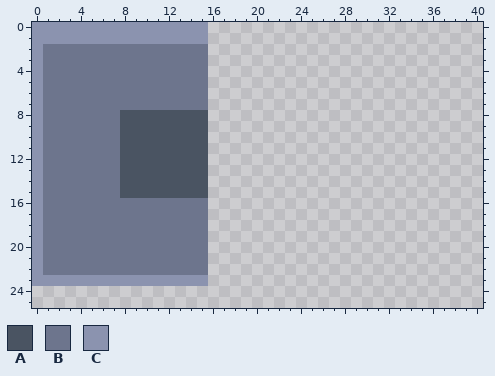
Pixel-art file -- CaveBlazer/CaveBlazer/sprites/mountain-tileset.aseprite. The first picture shows the starting point.
128x64 pixels, 1 frame. Shown: x 0..40, y 0..25. The old version is drawn lined up with the new one, on the new canvas.
Palette (. is transparent): A #4a5462  B #6d758d  C #8b93af
Pixels before, first column x 0:
 0 CCCCCCCCCCCCCCCC
 1 CCCCCCCCCCCCCCCC
 2 CBBBBBBBBBBBBBBB
 3 CBBBBBBBBBBBBBBB
 4 CBBBBBBBBBBBBBBB
 5 CBBBBBBBBBBBBBBB
 6 CBBBBBBBBBBBBBBB
 7 CBBBBBBBBBBBBBBB
 8 CBBBBBBBAAAAAAAA
 9 CBBBBBBBAAAAAAAA
10 CBBBBBBBAAAAAAAA
11 CBBBBBBBAAAAAAAA
12 CBBBBBBBAAAAAAAA
13 CBBBBBBBAAAAAAAA
14 CBBBBBBBAAAAAAAA
15 CBBBBBBBAAAAAAAA
16 CBBBBBBBBBBBBBBB
17 CBBBBBBBBBBBBBBB
18 CBBBBBBBBBBBBBBB
19 CBBBBBBBBBBBBBBB
20 CBBBBBBBBBBBBBBB
21 CBBBBBBBBBBBBBBB
22 CBBBBBBBBBBBBBBB
23 CCCCCCCCCCCCCCCC
The same view after the edit:
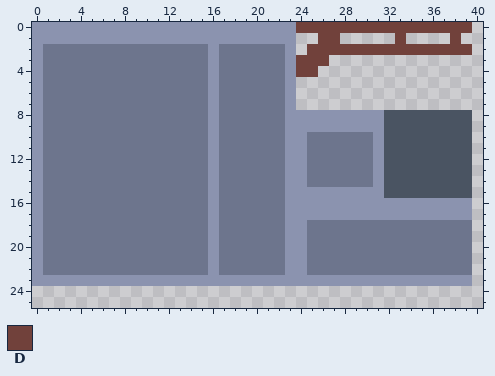
Colours new in this view: D #71413b
The edit:
canvas 128x64 -> 72x48 (the part of the old canvas that was cut away was empty and is not shown)
Changed rows in their new state; - is an unchanged pixel.
first column x 8:
 0 --------CCCCCCCCDDDDDDDDDDDDDDDD
 1 --------CCCCCCCC--DD-----D----D-
 2 --------CBBBBBBC-DDDDDDDDDDDDDDD
 3 --------CBBBBBBCDDD-------------
 4 --------CBBBBBBCDD--------------
 5 --------CBBBBBBC----------------
 6 --------CBBBBBBC----------------
 7 --------CBBBBBBC----------------
 8 BBBBBBBBCBBBBBBCCCCCCCCCAAAAAAAA
 9 BBBBBBBBCBBBBBBCCCCCCCCCAAAAAAAA
10 BBBBBBBBCBBBBBBCCBBBBBBCAAAAAAAA
11 BBBBBBBBCBBBBBBCCBBBBBBCAAAAAAAA
12 BBBBBBBBCBBBBBBCCBBBBBBCAAAAAAAA
13 BBBBBBBBCBBBBBBCCBBBBBBCAAAAAAAA
14 BBBBBBBBCBBBBBBCCBBBBBBCAAAAAAAA
15 BBBBBBBBCBBBBBBCCCCCCCCCAAAAAAAA
16 --------CBBBBBBCCCCCCCCCCCCCCCCC
17 --------CBBBBBBCCCCCCCCCCCCCCCCC
18 --------CBBBBBBCCBBBBBBBBBBBBBBB
19 --------CBBBBBBCCBBBBBBBBBBBBBBB
20 --------CBBBBBBCCBBBBBBBBBBBBBBB
21 --------CBBBBBBCCBBBBBBBBBBBBBBB
22 --------CBBBBBBCCBBBBBBBBBBBBBBB
23 --------CCCCCCCCCCCCCCCCCCCCCCCC
Pixel boxes of the changes (left, top, right, bottom) in both pictures:
changed: (120, 22, 472, 286)
